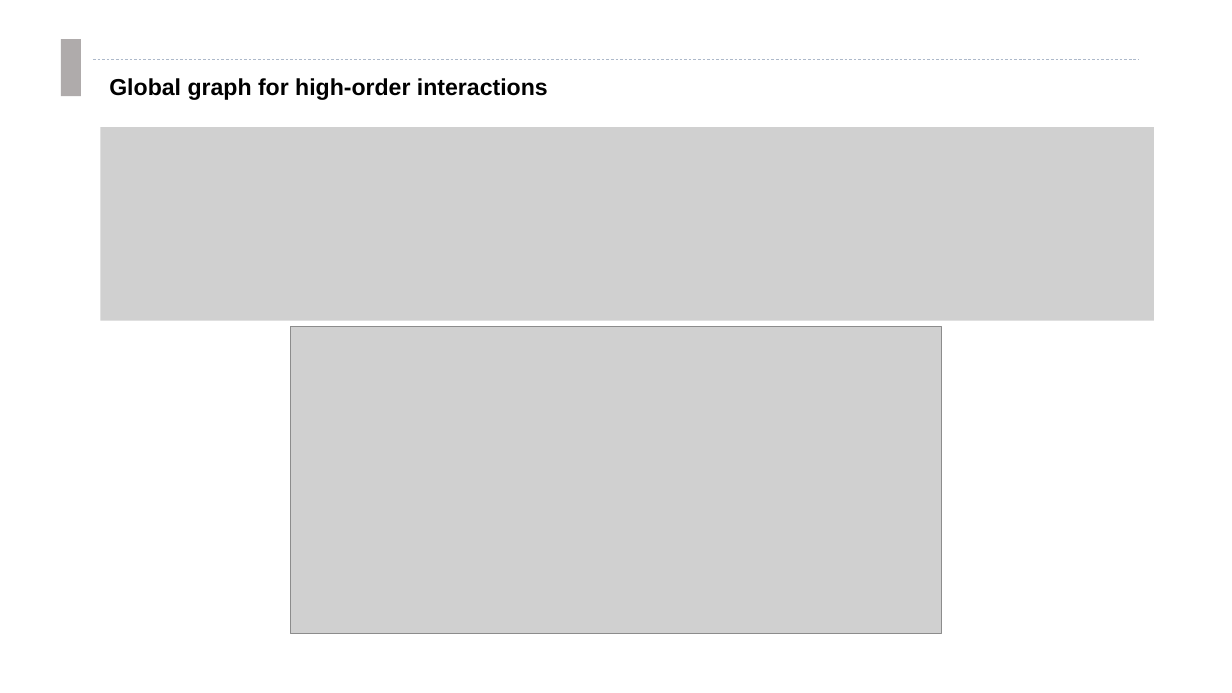
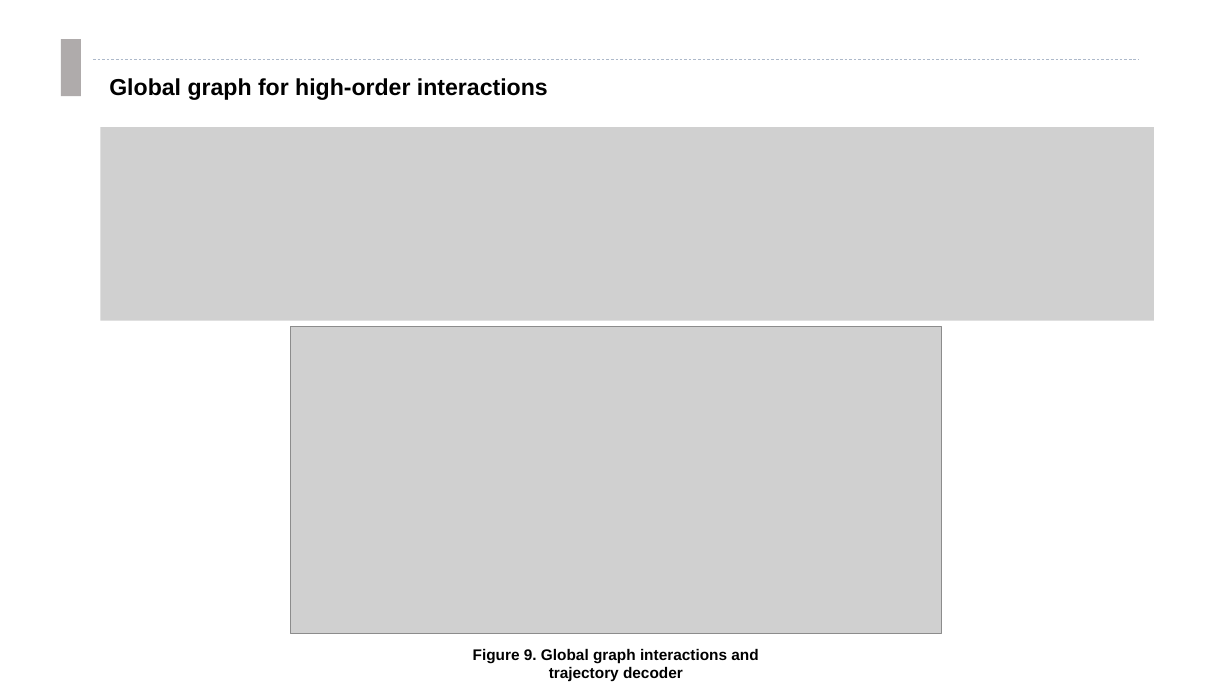
Before and after one commit to clownrat6/VectorNet, a slide deck: slide 11 of material/presentation.pptx. Drawn at 1232x693 pixels with LibreOffice and Linux fonts; fonts in the diff are those of the drawing; grey boxes stand for pictures. Boxes give left, top, right and bottom in pixels: in the first picture for what was removed or moved away, otherwise in the second. Text is boxed around its words. In the diff, an @@ line names an element or a change of style, - is before the commit and + after.

```diff
--- a/material/presentation.pptx
+++ b/material/presentation.pptx
@@ text added at box(473, 649, 758, 681), 12 pt, text #000000, bold @@
+Figure 9. Global graph interactions and trajectory decoder
```
Also in this commit, not shown: 8 other slides changed, 1 other file.
